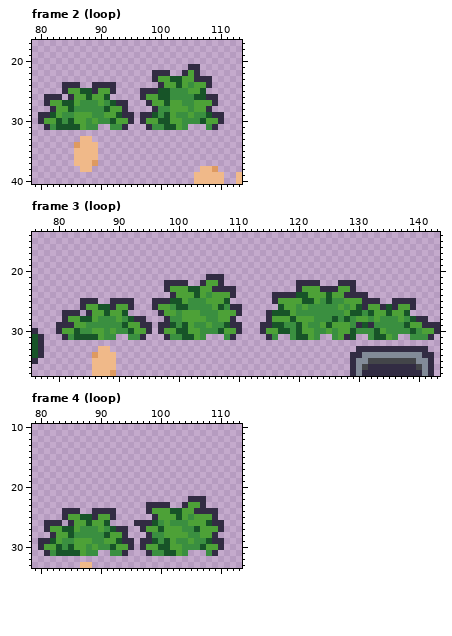
Two states of a pixel-art file, maps/world/FG.ase. The picture above was drawn from the file before the commit.
144x240 pixels, 6 frames. Shown: frame 2 (loop): x 79..113, y 17..40; frame 3 (loop): x 76..143, y 14..37; frame 4 (loop): x 79..113, y 10..33. The commit also changed other frames or places, which this record leaves out.
The same view after the edit:
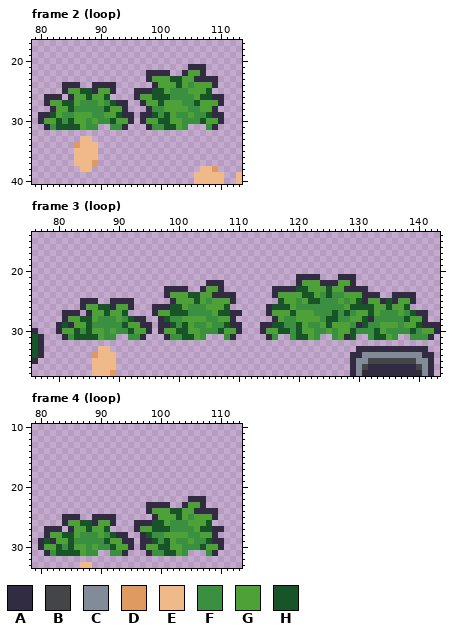
Palette (. is transparent): A #322c43  B #434549  C #828b98  D #de9a60  E #f0b989  F #3a8f40  G #4da137  H #175428
The edit:
Frame 2 (loop), layer "ANM":
y 21: x 107 . -> A
y 22: x 98 . -> A; x 106..107 A. -> GA
y 23: x 98..99 .A -> AG; x 109 . -> A
y 24: x 99..100 .A -> AG; x 108..109 A. -> GA
y 25: x 96 . -> A; x 99 A -> H; x 101 H -> G; x 107..108 H. -> GH
y 26: x 96..97 .A -> AG; x 99 G -> H; x 106 H -> G; x 108 A -> H; x 110 . -> A
y 27: x 97..98 .A -> AG; x 100..101 GH -> HG; x 106 G -> H; x 109..110 A. -> GA
y 28: x 98..99 .A -> AF; x 101 F -> G; x 106 G -> F; x 108..109 A. -> GA
Frame 3 (loop), layer "ANM":
y 21: x 105..107 AAA -> ...; x 120..123 .... -> AAAA; x 127..129 ... -> AAA
y 22: x 98..101 AAAA -> ....; x 104..106 AGG -> .AA; x 121..128 AAA...AA -> GGGAAAGG
y 23: x 99..104 GGGHHG -> AAA..A; x 106 A -> G; x 108..109 AA -> ..; x 116..121 ....AG -> AAAAHH; x 124..126 AAA -> GHG; x 128 G -> A; x 130..131 .. -> AA
y 24: x 98..99 .A -> AG; x 102 G -> H; x 105..108 FGGG -> GAAA; x 117..120 AAAH -> GGGG; x 122 G -> H; x 124 G -> F; x 126..130 GGAAA -> FFGGG; x 132..133 .. -> AA; x 136..139 .... -> AAAA
y 25: x 96..100 AAAHH -> ...AG; x 102..105 FFFG -> GHGF; x 108..109 H. -> GA; x 116..117 AG -> .H; x 120..121 GH -> FG; x 123 G -> H; x 125 H -> F; x 127..128 FG -> GF; x 130 G -> H; x 132..135 AA.. -> GGAH; x 137..138 AA -> GG
y 26: x 97..99 GGF -> AAH; x 101 H -> G; x 105 F -> G; x 107..110 HFAA -> GH..; x 115..116 .. -> AH; x 118 G -> H; x 121 G -> F; x 127..129 GFG -> FGH; x 131..132 AG -> HH; x 134 A -> G; x 136 A -> G; x 138..139 GA -> H.
y 27: x 96..97 .A -> AG; x 99..103 GFGGG -> HHHFF; x 106..109 FGGG -> GHHA; x 116..122 HHHGFFF -> GGGHGGG; x 126 F -> H; x 128..131 GHHF -> HFGG; x 134..136 GHG -> FFF; x 138..141 H... -> FHAA
y 28: x 97..98 .A -> AH; x 115..116 AG -> .A; x 118..119 GH -> FF; x 123 F -> G; x 125 F -> H; x 128..129 HF -> FG; x 131..133 GFG -> HAF; x 137..140 GFHA -> FHGG
y 29: x 81 A -> H; x 85 F -> H; x 132 A -> F; x 134..136 FFF -> GGG; x 138 H -> G; x 140 G -> H
y 30: x 85 F -> H
Frame 4 (loop), layer "ANM":
y 24: x 84..86 AAA -> ...; x 89..92 AAAA -> ....
y 25: x 85..88 GGHH -> AA..; x 90..91 GG -> AA
y 26: x 81..85 AAA.A -> ...AG; x 87 G -> H; x 89 G -> A; x 91..92 H. -> GA; x 100 F -> H; x 109..110 AA -> ..
y 27: x 82..85 GGHH -> AA.A; x 87..89 FFF -> GHG; x 91..94 FHAA -> H...; x 96..97 .A -> AG; x 99 G -> H; x 101..103 GGG -> HFF; x 106..109 HGGG -> GHHA
y 28: x 81..82 .A -> AG; x 84 G -> H; x 86 F -> G; x 90..93 FHGG -> GFHA; x 97..98 .A -> AH
y 29: x 81..82 AH -> HA; x 84..88 FFGGG -> GHFFF; x 91 G -> H; x 93 H -> G
Changed places in both pictures, as pixel boxes (x1, y1, x2, y2):
changed: (194, 64, 224, 112)
changed: (134, 70, 170, 112)
changed: (152, 274, 242, 322)
changed: (266, 274, 428, 328)
changed: (62, 322, 68, 328)
changed: (86, 322, 92, 334)
changed: (44, 508, 224, 544)
